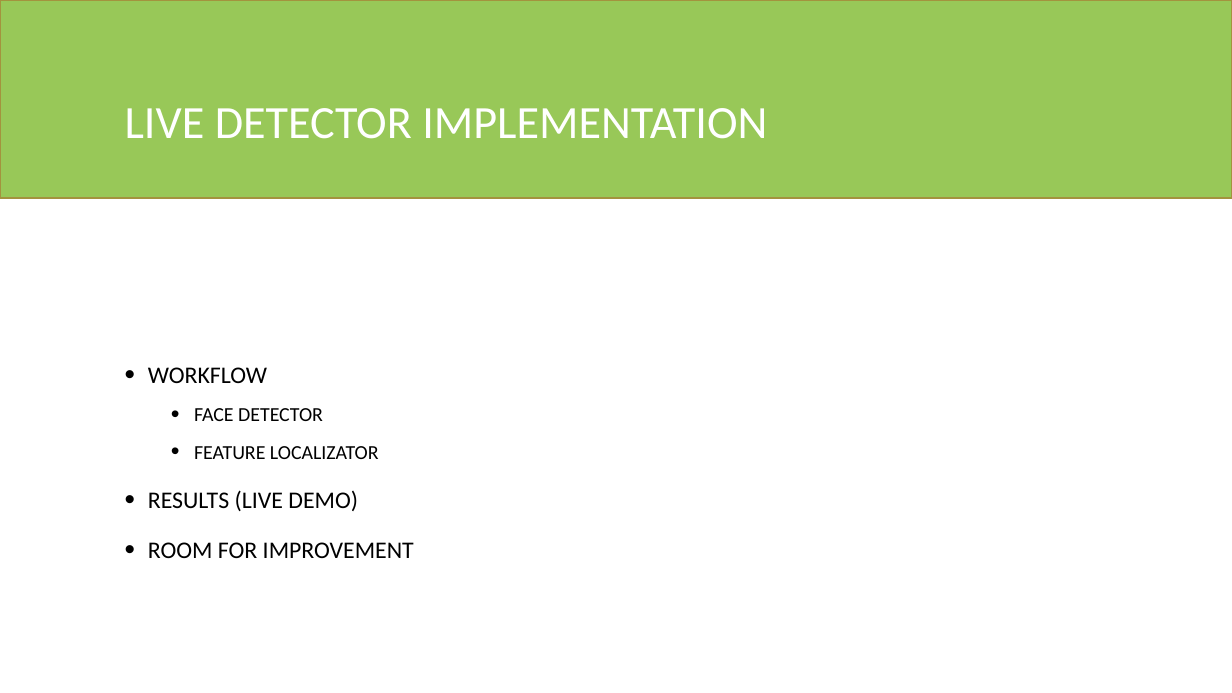
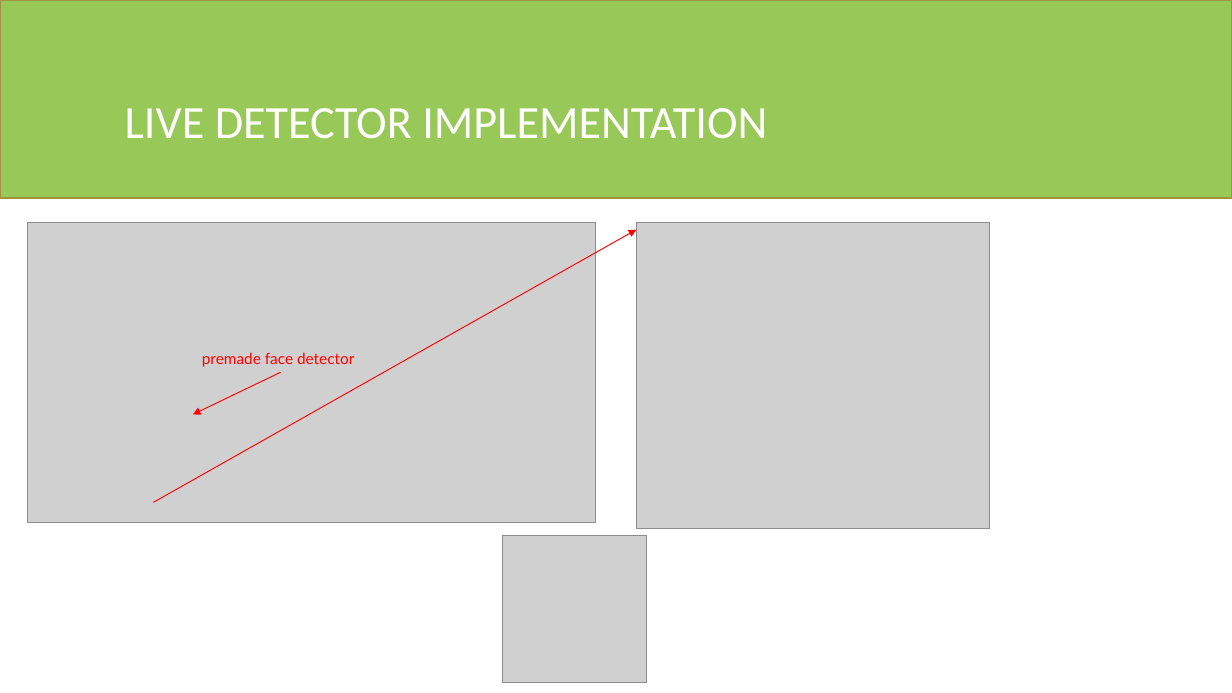
Before and after one commit to fedeloper/Biometrics2021, a slide deck: slide 14 of Facial Keypoints Detector.pptx (slide 12 before the commit). Drawn at 1232x693 pixels with LibreOffice and Linux fonts; fonts in the diff are those of the drawing; grey boxes stand for pictures. Boxes give left, top, right and bottom in pixels: in the first picture for what was removed or moved away, otherwise in the second. Text is boxed around its words. In the diff, an @@ line names an element or a change of style, - is before the commit and + after.

Commit message:
ppt update 3

```diff
--- a/Facial Keypoints Detector.pptx
+++ b/Facial Keypoints Detector.pptx
@@ picture added at box(28, 223, 596, 522) @@
@@ arrow added from (153, 503) to (637, 230), #FF0000 0.75 pt @@
@@ picture added at box(637, 223, 990, 529) @@
@@ text added at box(202, 352, 354, 367), 12 pt, text #FF0000 @@
+premade face detector
@@ text removed at box(148, 367, 414, 558) @@
-• WORKFLOW
-  • FACE DETECTOR
-  • FEATURE LOCALIZATOR
-• RESULTS (LIVE DEMO)
-• ROOM FOR IMPROVEMENT
@@ arrow added from (281, 372) to (193, 415), #FF0000 0.75 pt @@
@@ picture added at box(503, 536, 647, 683) @@
```
Also in this commit, not shown: 4 other slides changed, 4 slides added, 3 slides removed, 3 other files.
